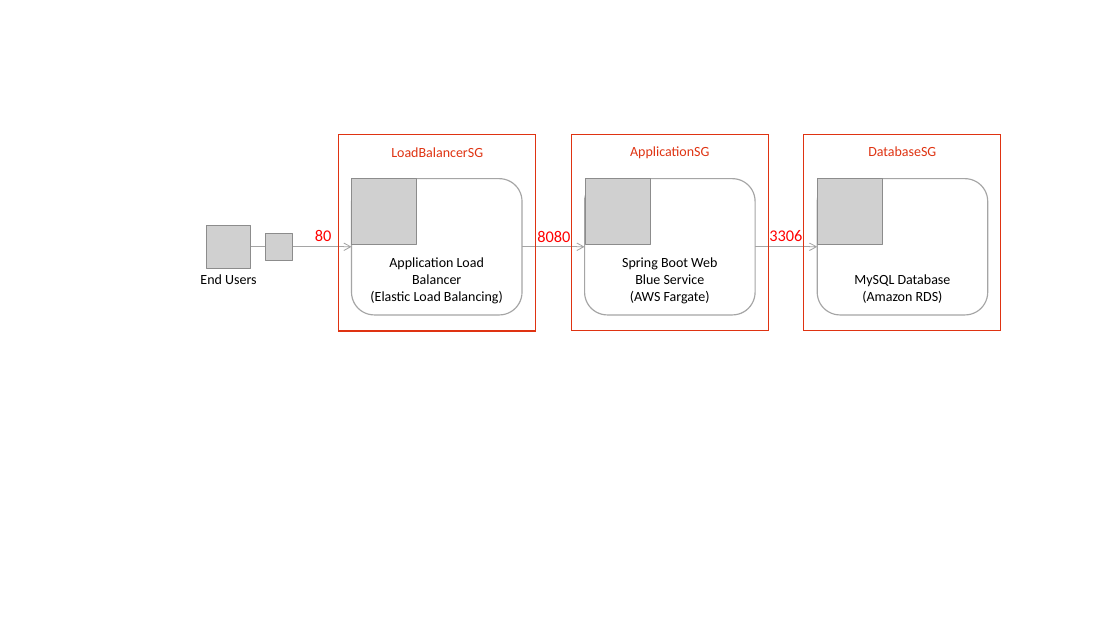
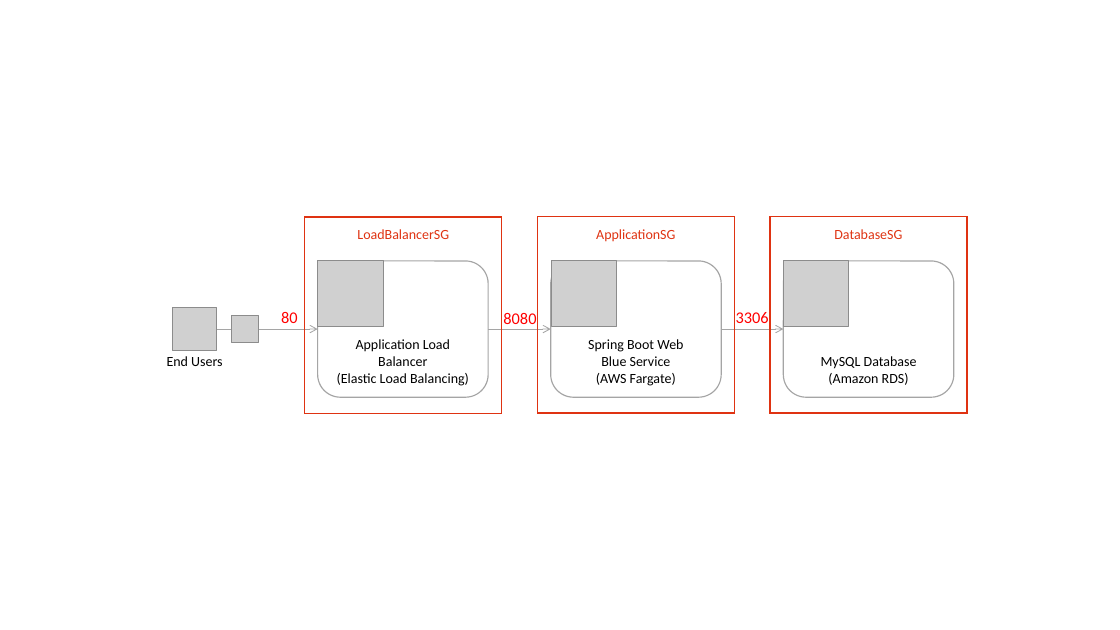
Before and after one commit to chtzuehlke/SpringBootFargateCloudFormationSampleBlueGreen, a slide deck: slide 1 of images/AWS DevOps.pptx. Drawn at 1120x630 pixels with LibreOffice and Linux fonts; fonts in the diff are those of the drawing; grey boxes stand for pictures. Boxes give left, top, right and bottom in pixels: in the first picture for what was removed or moved away, otherwise in the second. Text is boxed around its words. In the diff, an @@ line names an element or a change of style, - is before the commit and + after.

```diff
--- a/images/AWS DevOps.pptx
+++ b/images/AWS DevOps.pptx
@@ 3 rectangles, 1 picture, 1 text moved together from (x1=200, y1=134, x2=1002, y2=331) to (x1=167, y1=217, x2=968, y2=413) @@
@@ 4 pictures, 3 rounded rectangles, 3 texts, 3 arrows moved together from (x1=251, y1=179, x2=988, y2=315) to (x1=217, y1=261, x2=954, y2=397) @@
```
Also in this commit, not shown: 3 other slides changed, 6 other files.
